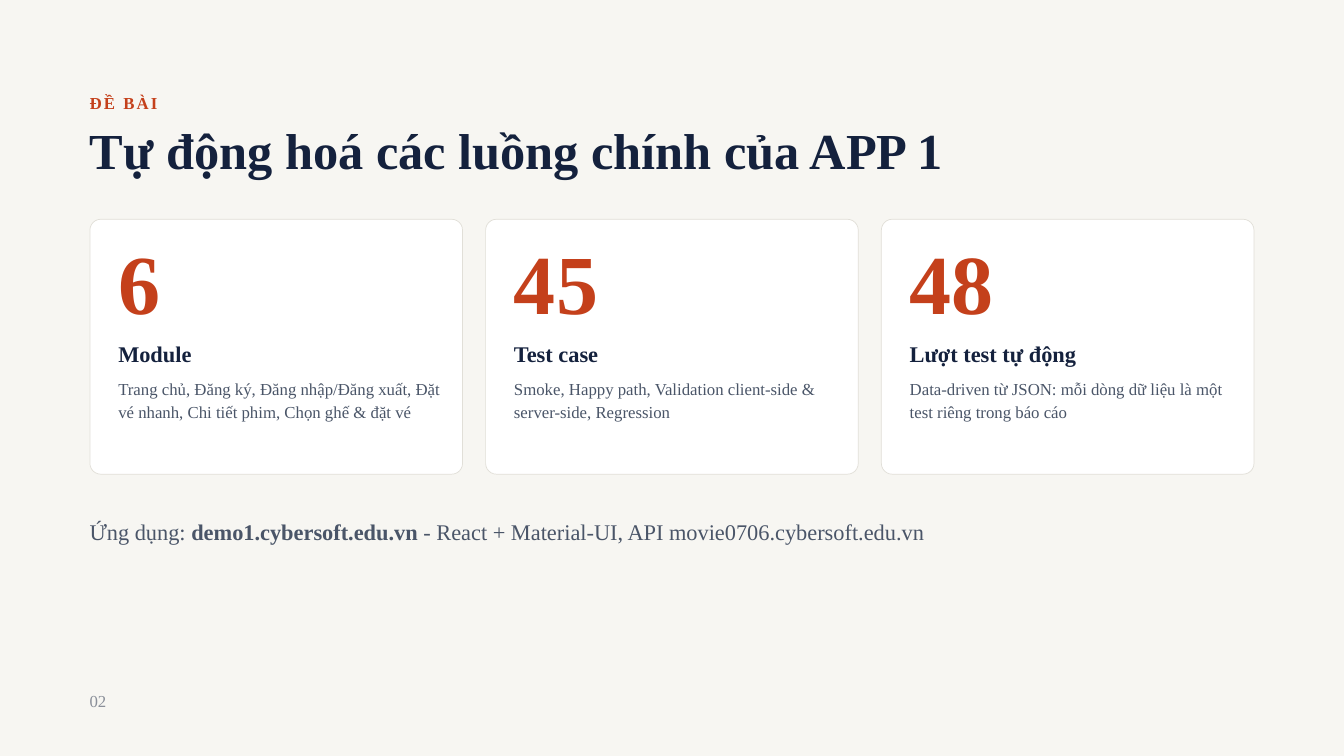
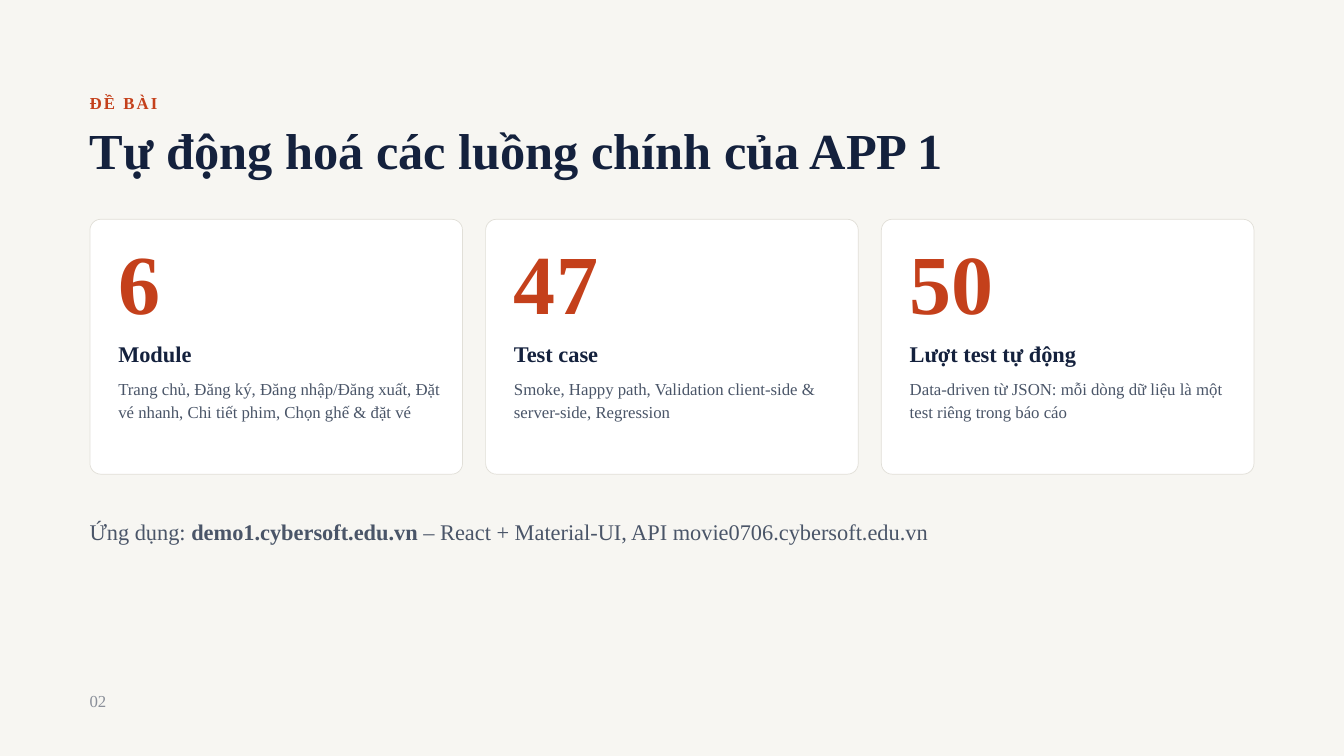
Before and after one commit to kh4nhNLK7068/CapstonePlaywrightTesting19, a slide deck: slide 2 of docs/Capstone Automation - Movie Booking.pptx. Drawn at 1344x756 pixels with LibreOffice and Linux fonts; fonts in the diff are those of the drawing. Boxes give left, top, right and bottom in pixels: in the first picture for what was removed or moved away, otherwise in the second. Text is boxed around its words. In the diff, an @@ line names an element or a change of style, - is before the commit and + after.

```diff
--- a/docs/Capstone Automation - Movie Booking.pptx
+++ b/docs/Capstone Automation - Movie Booking.pptx
@@ text at [514, 258, 598, 314]: text changed @@
-45
+47
@@ text at [910, 258, 994, 315]: text changed @@
-48
+50
@@ text at [90, 523, 928, 545]: text changed @@
-Ứng dụng: demo1.cybersoft.edu.vn - React + Material-UI, API movie0706.cybersoft.edu.vn
+Ứng dụng: demo1.cybersoft.edu.vn – React + Material-UI, API movie0706.cybersoft.edu.vn
```
Also in this commit, not shown: 9 other slides changed, 5 other files.
